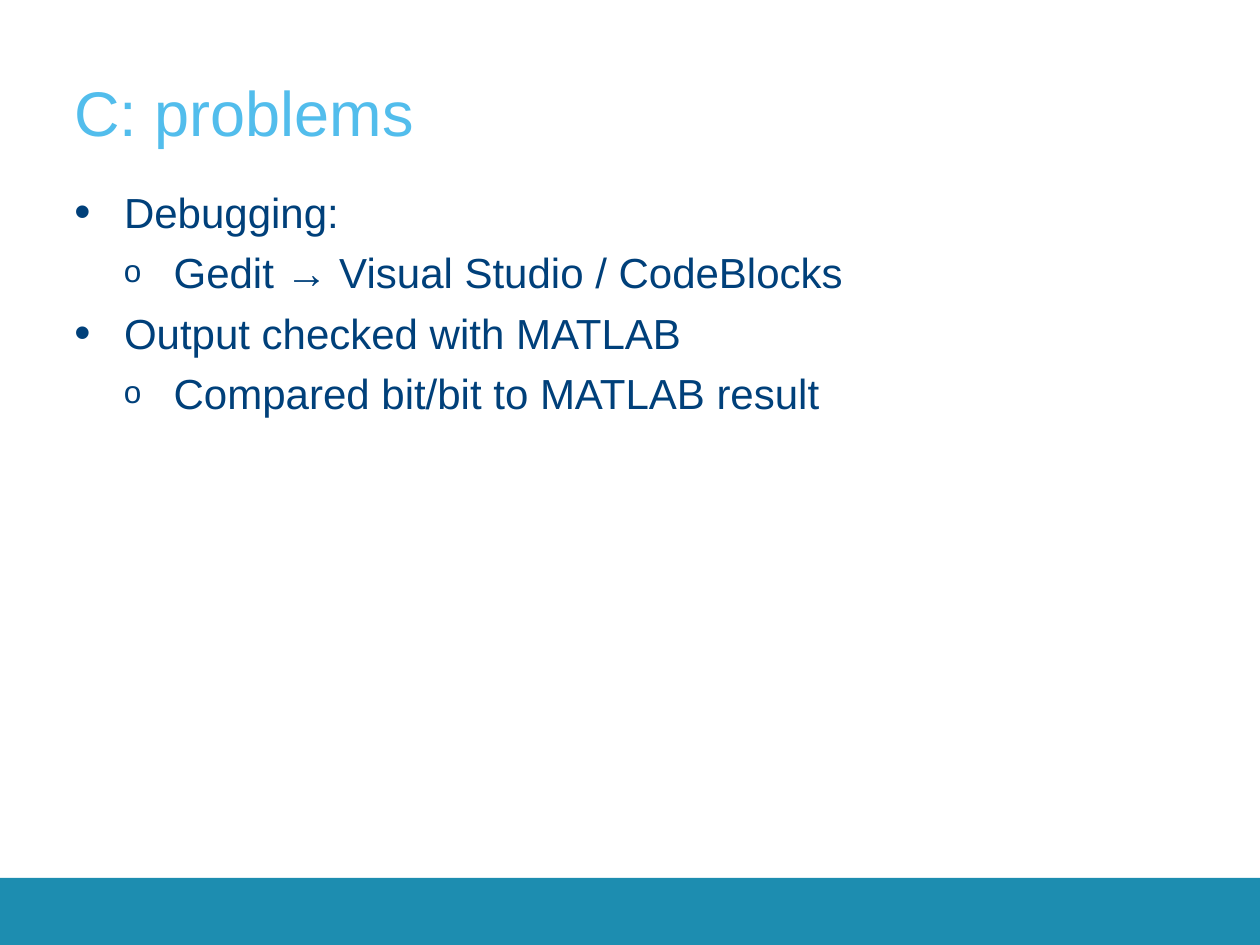
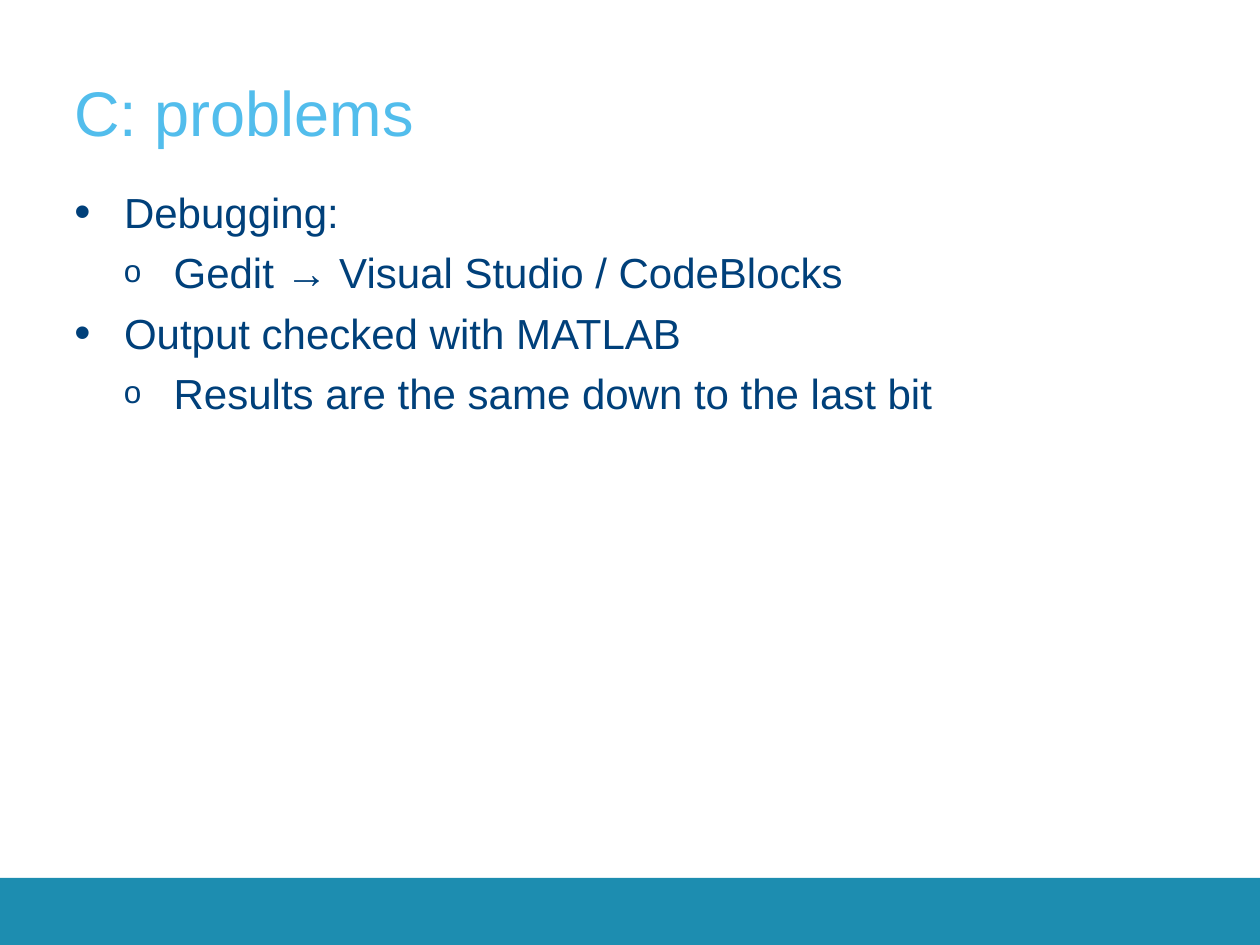
Before and after one commit to SepOwnage/P-O5, a slide deck: slide 12 of Presentatie/Presentation2.pptx (slide 11 before the commit). Drawn at 1260x945 pixels with LibreOffice and Linux fonts; fonts in the diff are those of the drawing; background and template pictures are left out. Boxes give left, top, right and bottom in pixels: in the first picture for what was removed or moved away, otherwise in the second. Text is boxed around its words. In the diff, an @@ line names an element or a change of style, - is before the commit and + after.

```diff
--- a/Presentatie/Presentation2.pptx
+++ b/Presentatie/Presentation2.pptx
@@ text at (174, 378, 932, 410): text changed @@
-  o Compared bit/bit to MATLAB result
+  o Results are the same down to the last bit
```
Also in this commit, not shown: 13 other slides changed, 2 slides added, 1 slide removed, 1 other file.
